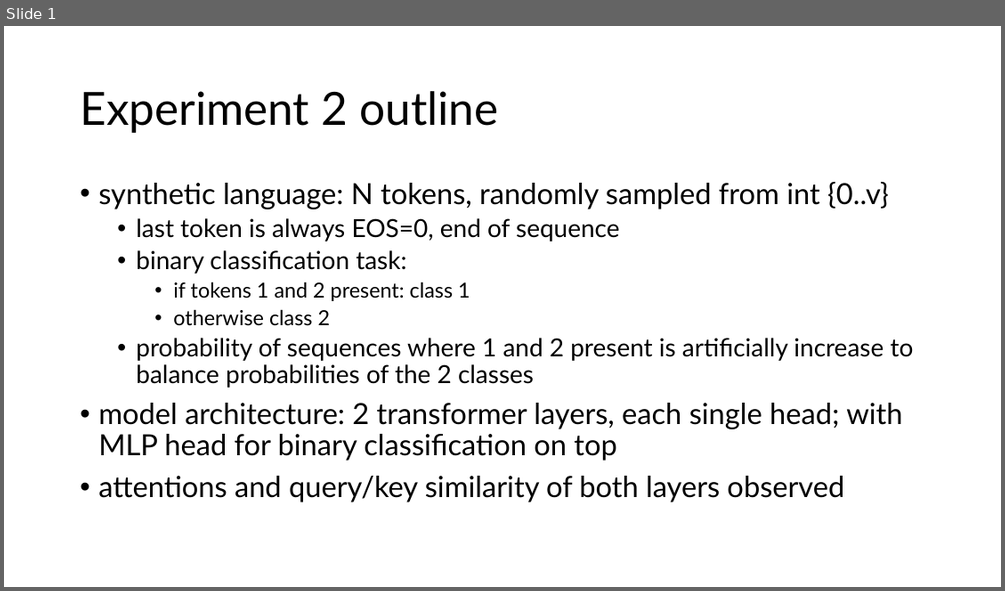
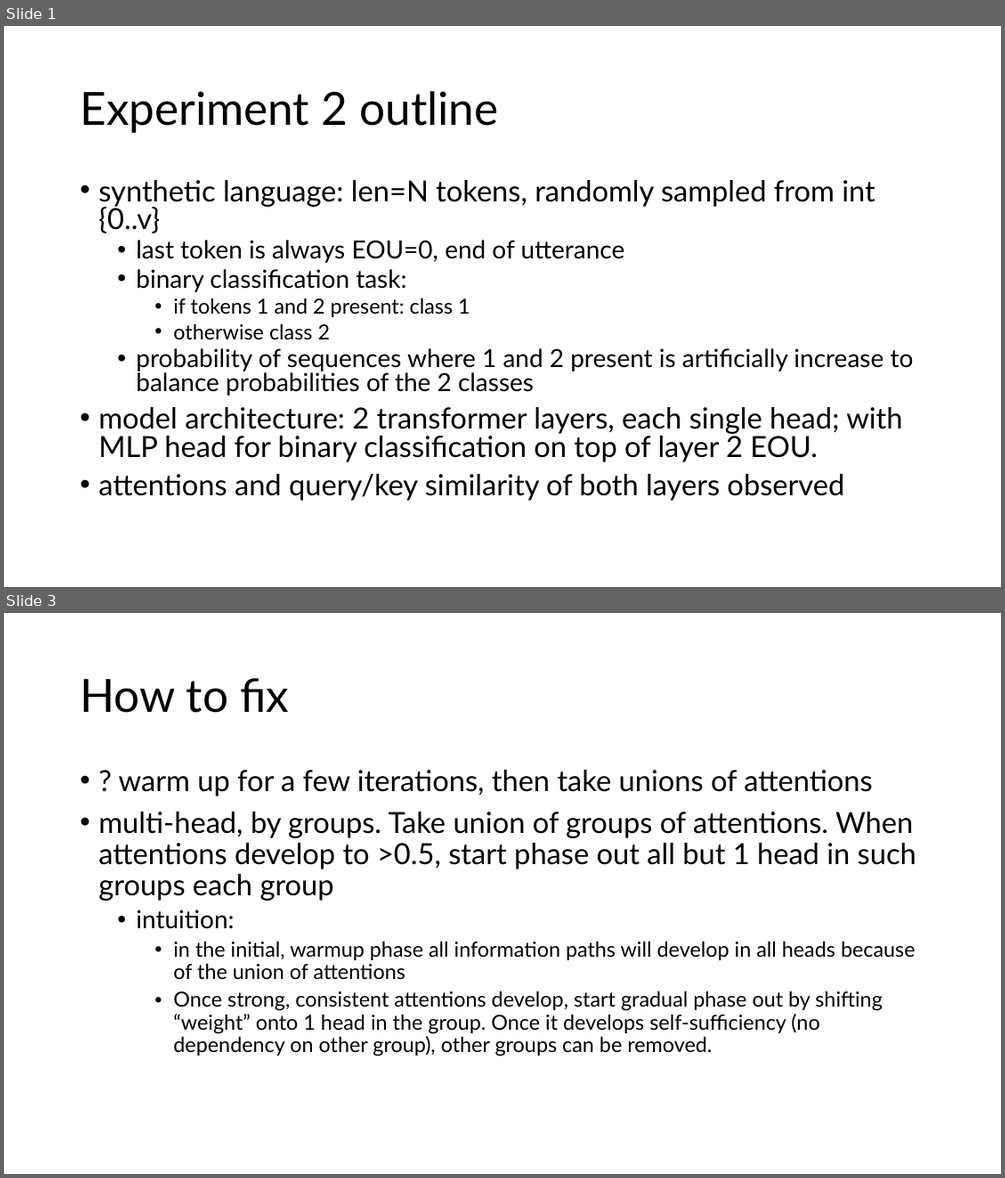
Before and after one commit to AlexTunlaw/eru, a slide deck: notes/2024 12 25 experiment 2.pptx. Shown one above the other, each under a label of ours: slide 1 before the commit, slides 1 and 3 after it; the slides between them are not shown. The pictures are 1005x591 and 1005x1178 pixels, drawn with LibreOffice and Linux fonts; fonts in the diff are those of the drawing. Boxes give left, top, right and bottom in pixels: in the first picture for what was removed or moved away, otherwise in the second. Text is boxed around its words. In the diff, an @@ line names an element or a change of style, - is before the commit and + after.

```diff
--- a/notes/2024 12 25 experiment 2.pptx
+++ b/notes/2024 12 25 experiment 2.pptx
@@ slide 3 added at box(4, 613, 1001, 1174), background #FFFFFF @@
@@ title added at box(80, 678, 289, 713), 44 pt, text #000000 @@
+How to fix
@@ text added at box(98, 770, 916, 1056), 20 pt, text #000000 @@
+• ? warm up for a few iterations, then take unions of attentions
+• multi-head, by groups. Take union of groups of attentions. When attentions develop to >0.5, start phase out all but 1 head in such groups each group
+  • intuition:
+    • in the initial, warmup phase all information paths will develop in all heads because of the union of attentions
+    • Once strong, consistent attentions develop, start gradual phase out by shifting “weight” onto 1 head in the group. Once it develops self-sufficiency (no dependency on other group), other groups can be removed.
@@ slide 1 changed as well @@
@@ text at box(98, 180, 875, 263): text changed @@
-• synthetic language: N tokens, randomly sampled from int {0..v}
-  • last token is always EOS=0, end of sequence
+• synthetic language: len=N tokens, randomly sampled from int {0..v}
+  • last token is always EOU=0, end of utterance
@@ text at box(98, 269, 914, 500): line spacing 0.9 to 0.8 @@
@@ text at box(98, 407, 902, 462): text changed @@
-• model architecture: 2 transformer layers, each single head; with MLP head for binary classification on top
+• model architecture: 2 transformer layers, each single head; with MLP head for binary classification on top of layer 2 EOU.
```
Also in this commit, not shown: 1 other slide changed, 4 other files.
